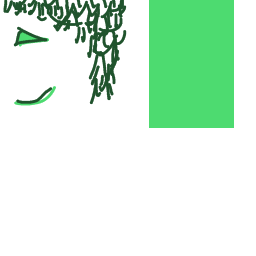
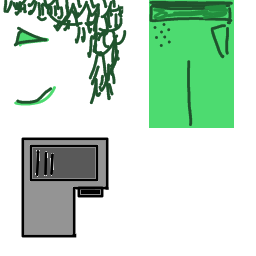
Layers edited between the first and the second 256 × 256 image:
painted on "Malebene 1" over [21, 0, 233, 238]
